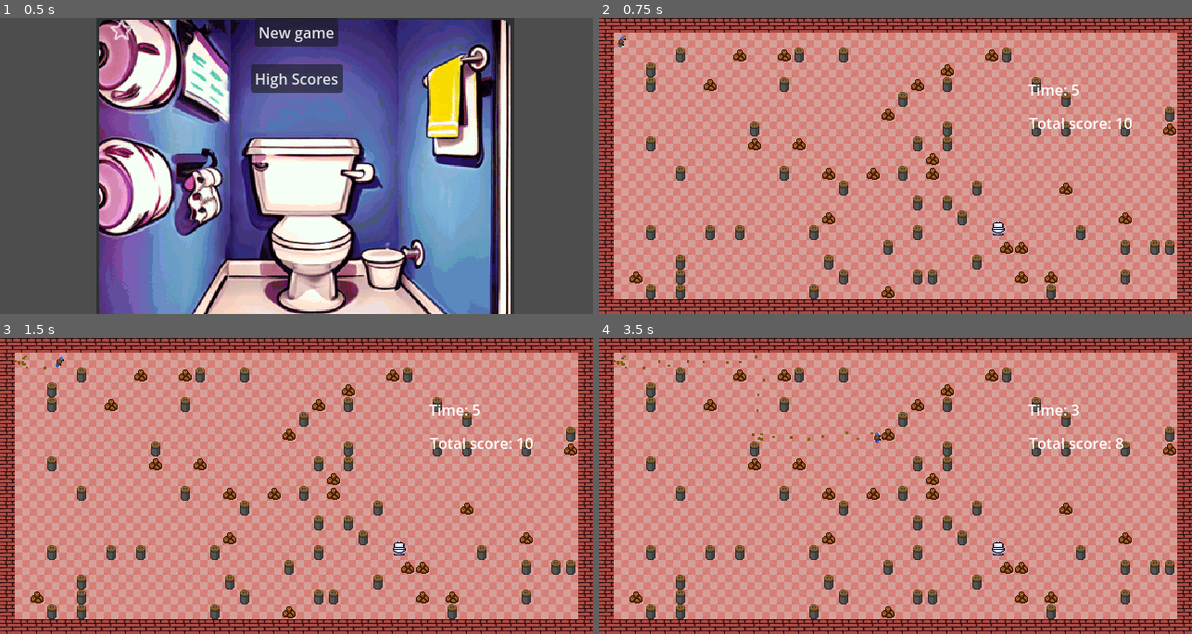
Above: before the commit, frames 1-4 (two rows, left to right).
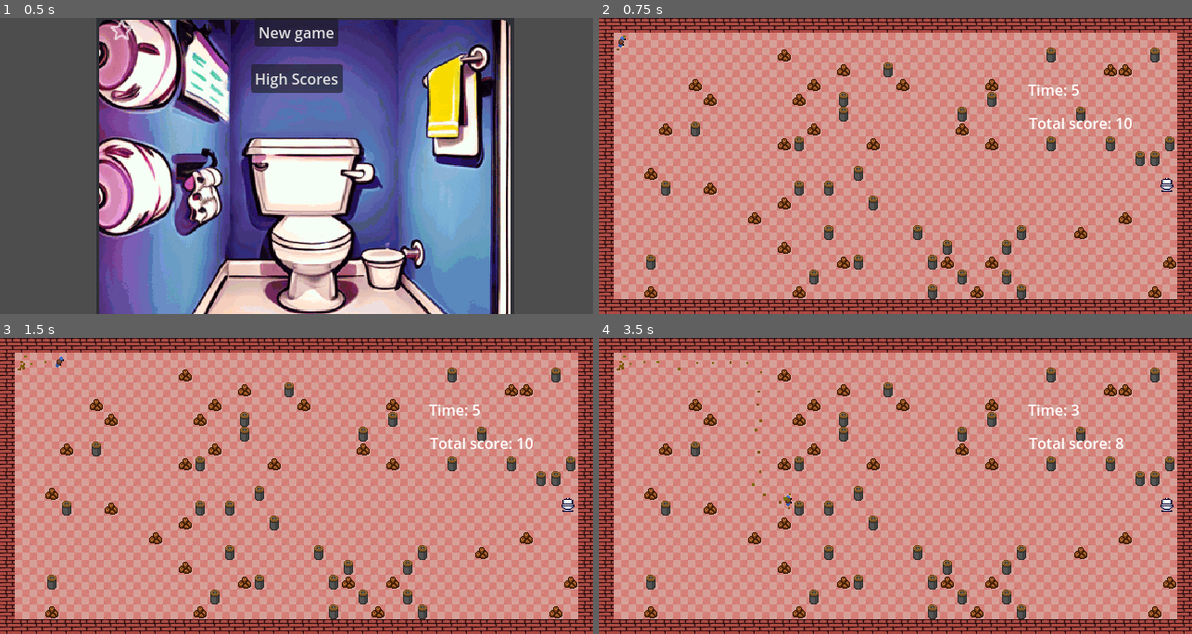
Above: after the commit, the same moments.

Repository: Huve/the_runs
Game: Godot game, scene res://StartMenu.tscn
Two runs of this game, one before a commit and one after it. Both use one fixed random seed, a clock stepped at 60 frames per second and the inputs below.
Inputs:
- Up to frame 1 (0.5 s): no input
- Up to frame 2 (0.75 s): click "New game" at 0.5 s
- Up to frame 3 (1.5 s): tap Enter at 1.25 s; hold Right (ui_right) from 1.28 s (still down)
- Up to frame 4 (3.5 s): release Right (ui_right) at 2.03 s; hold Down (ui_down) 2.03-2.78 s; tap Space at 2.75 s; hold Right (ui_right) from 2.78 s (still down)

Frame 1 is identical in both runs. In frame 2, 8.9% of the frame differs, in the area x 2-98%, y 8-95%; in frame 3, 9.0%; in frame 4, 9.2%, in the area x 2-98%, y 5-95%.

Commit message:
Goal position randomization

Diff:
--- a/BasicTileMap.gd
+++ b/BasicTileMap.gd
@@ -3,12 +3,13 @@
 var collision_shape: CollisionShape2D
 
 func _ready():
-	generate_level()
-
-func generate_level():
-	# Define the size of the level (adjust as needed)
 	var level_width = 40
 	var level_height = 20
+	generate_level(level_width, level_height)
+	#randomize_goal_location(level_width, level_height)
+
+
+func generate_level(level_width, level_height):
 
 	# Clear existing tiles
 	clear()
--- a/Goal2D.gd
+++ b/Goal2D.gd
@@ -1,7 +1,18 @@
 extends Area2D
 
+func randomize_goal_location(w, h):
+	# Randomize where the goal will be
+	var randomizer = RandomNumberGenerator.new()
+	var max_x = w*16 - 20
+	var min_x = w*16 - 100
+	var min_y = 20
+	var max_y = h*16 - 20
+	var random_x = randomizer.randi_range(min_x, max_x)
+	var random_y = randomizer.randi_range(min_y, max_y)
+
+	get_node("/root/Game/ToiletArea2D").position.x = random_x
+	get_node("/root/Game/ToiletArea2D").position.y = random_y
 
 func _ready():
-	# Connect the on_area_entered() signal of the Area2D node to the _on_area_entered() function in your script.
-	#area_entered.connect(_on_Area2D_area_entered)
-	pass
+
+	randomize_goal_location(40, 20)
--- a/PlayerCharacterBody2D.gd
+++ b/PlayerCharacterBody2D.gd
@@ -36,8 +36,8 @@
 
 	# Move the character.
 	var _collision = move_and_collide(velocity * delta)
-	#if collision:
-	#		print("I collided with ", collision.get_collider().name)
+	#if _collision:
+	#	print("I collided with ", _collision.get_collider().name)
 
 func _on_toilet_area_2d_body_entered(_body):
 	GameInfo.total_score = GameInfo.total_score + GameInfo.current_level_score
